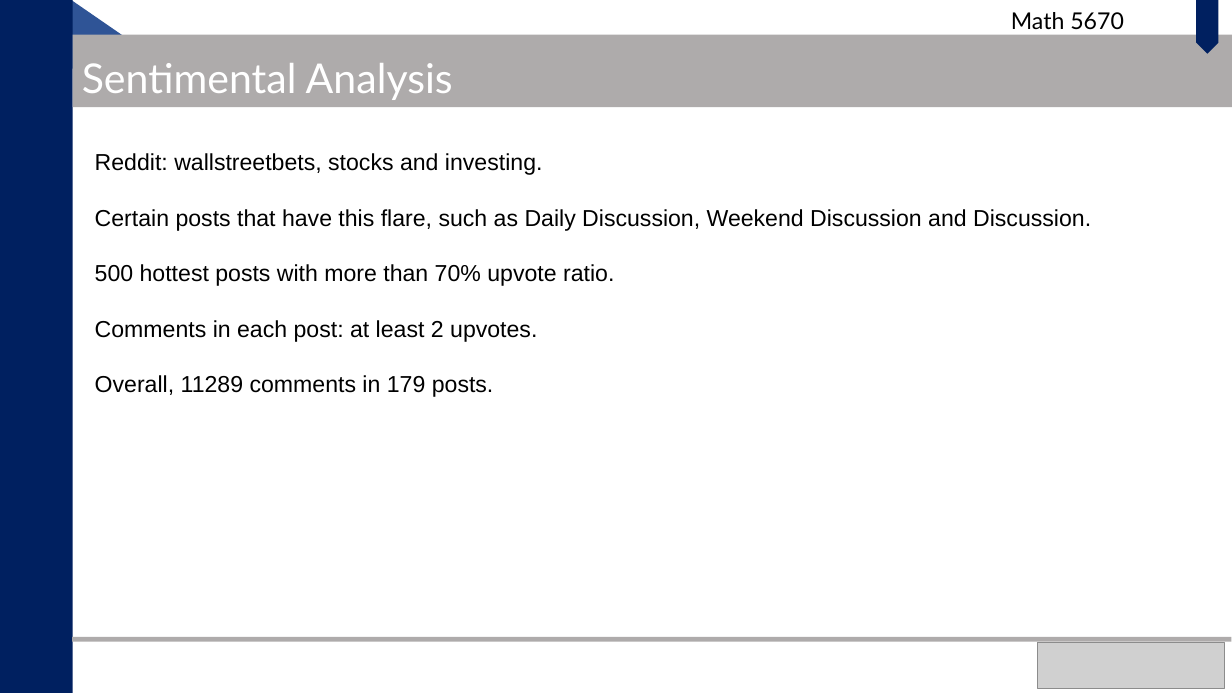
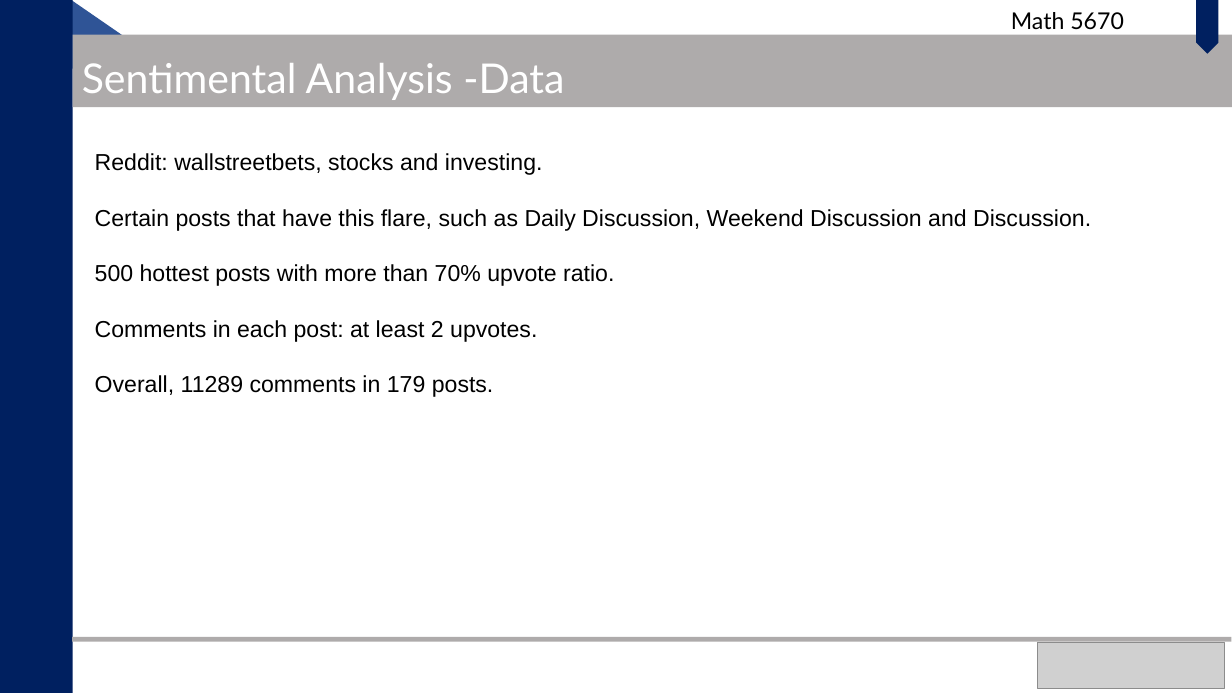
Before and after one commit to yellowzijian/Math5670_Final_Project, a slide deck: slide 8 of Math_5671_Zijian_Lubing.pptx. Drawn at 1232x693 pixels with LibreOffice and Linux fonts; fonts in the diff are those of the drawing; grey boxes stand for pictures. Boxes give left, top, right and bottom in pixels: in the first picture for what was removed or moved away, otherwise in the second. Text is boxed around its words. In the diff, an @@ line names an element or a change of style, - is before the commit and + after.

```diff
--- a/Math_5671_Zijian_Lubing.pptx
+++ b/Math_5671_Zijian_Lubing.pptx
@@ text "Sentimental Analysis -Data" rewrapped from <box>82,63,453,152</box> to <box>82,63,564,100</box> @@
```
Also in this commit, not shown: 11 other slides changed.
